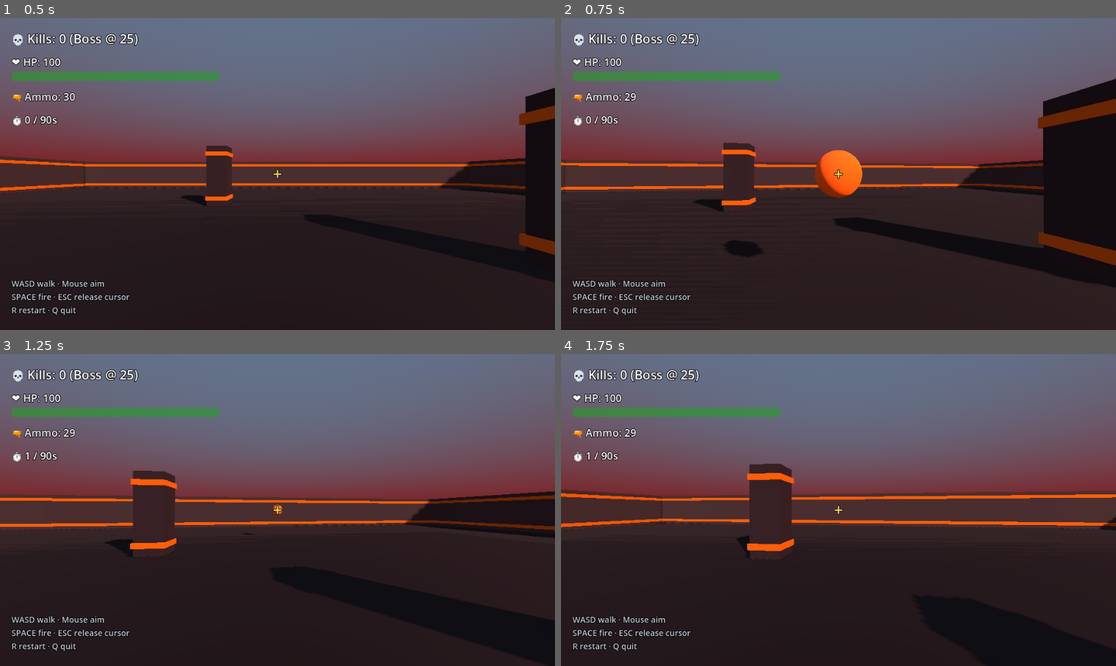
Above: before the commit, frames 1-4 (two rows, left to right).
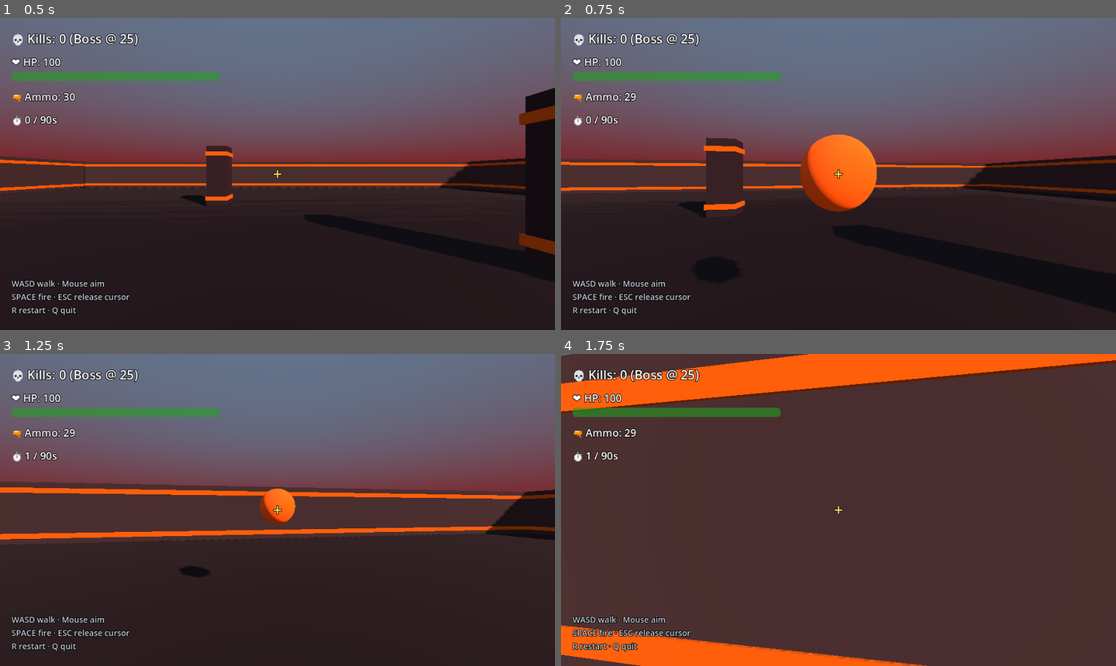
Above: after the commit, the same moments.

Repository: kamwoh/yume
Game: Godot game, scene res://scenes/doomarena3d.tscn
Two runs of this game, one before a commit and one after it. Both use one fixed random seed, a clock stepped at 60 frames per second and the inputs below. This scene is started directly instead of the project's main scene.
Inputs (mouse positions are in pixels of both pictures, inside the frame that each line leads up to):
- Up to frame 1 (0.5 s): no input
- Up to frame 2 (0.75 s): tap Enter (ui_accept) at 0.5 s; move the mouse to (866, 174) at 0.52 s; hold W (move_north) from 0.53 s (still down); tap Space (spark) at 0.6 s; click (866, 174) at 0.67 s
- Up to frame 3 (1.25 s): keep holding W (move_north); tap Enter (ui_accept) at 0.77 s
- Up to frame 4 (1.75 s): keep holding W (move_north); move the mouse to (810, 510) at 1.27 s; tap R at 1.35 s; tap Enter (ui_accept) at 1.52 s

Frame 1 is identical in both runs. In frame 2, 12% of the frame differs, in the area x 0-100%, y 19-95%; in frame 3, 14%; in frame 4, 85%, in the area x 0-100%, y 0-100%.

Commit message:
Engine: velocity_add_relative effect for diagonal FPS movement
User playtest: W+A together didn't move the player diagonally —
only one axis registered. Root cause: each velocity_set_relative
call OVERWRITES; when both move_north and move_west input rules
fire in the same tick, the second wipes the first's component.

Fix at engine layer (benefits all FPS games, not a doomarena3d
patch): new effect type velocity_add_relative that accumulates
forward/strafe contributions onto current velocity instead of
replacing. Drag still runs after in motion integrator, so
equilibrium speed self-tunes. With drag=8 and tick_seconds=0.05,
per-tick add of 3.0 → equilibrium ≈ 4.5 m/s, matching the prior
velocity_set_relative top speed. Diagonal sum sqrt(2)·3 ≈ 4.24 m/s
(slightly slower than cardinal, standard FPS feel).

doomarena3d's 4 movement rules now use velocity_add_relative with
forward/strafe magnitudes of ±3.0. Other games (fpsgarden,
towerdef3d if it adds player movement) can opt in.

New scenario test 'diagonal_movement_works' holds W+A for 30 ticks
and asserts player.position.x < -1 AND position.z < -1 — both axes
accumulated. 28/28 doomarena3d scenarios pass; 188/188 unit tests
unchanged.

Co-Authored-By: Claude Opus 4.7 (1M context) <noreply@anthropic.com>

Diff:
--- a/archetypes/core/templates/godot/data/demo_doomarena3d/tests.json
+++ b/archetypes/core/templates/godot/data/demo_doomarena3d/tests.json
@@ -320,6 +320,58 @@
     },
 
     {
+      "name": "diagonal_movement_works",
+      "_": "v2.5: pressing W + A in the same tick should produce diagonal motion. velocity_set_relative would lose one axis (last write wins); velocity_add_relative accumulates. After 30 ticks of holding W+A from origin facing=0 (forward = -Z, strafe-left = -X), player should have moved in BOTH -X (left) AND -Z (forward) by at least 1m each.",
+      "setup": {
+        "entity_state": {
+          "player": {"facing": 0, "pitch": 0, "ammo": 0, "position": [0, 0, 0]},
+          "clock_1": {"spawn_timer": 99999.0, "demon_timer": 99999.0, "ranger_timer": 99999.0, "pickup_timer": 99999.0}
+        }
+      },
+      "actions": [
+        {"tick": 1, "input": "move_north"}, {"tick": 1, "input": "move_west"},
+        {"tick": 2, "input": "move_north"}, {"tick": 2, "input": "move_west"},
+        {"tick": 3, "input": "move_north"}, {"tick": 3, "input": "move_west"},
+        {"tick": 4, "input": "move_north"}, {"tick": 4, "input": "move_west"},
+        {"tick": 5, "input": "move_north"}, {"tick": 5, "input": "move_west"},
+        {"tick": 6, "input": "move_north"}, {"tick": 6, "input": "move_west"},
+        {"tick": 7, "input": "move_north"}, {"tick": 7, "input": "move_west"},
+        {"tick": 8, "input": "move_north"}, {"tick": 8, "input": "move_west"},
+        {"tick": 9, "input": "move_north"}, {"tick": 9, "input": "move_west"},
+        {"tick": 10, "input": "move_north"}, {"tick": 10, "input": "move_west"},
+        {"tick": 11, "input": "move_north"}, {"tick": 11, "input": "move_west"},
+        {"tick": 12, "input": "move_north"}, {"tick": 12, "input": "move_west"},
+        {"tick": 13, "input": "move_north"}, {"tick": 13, "input": "move_west"},
+        {"tick": 14, "input": "move_north"}, {"tick": 14, "input": "move_west"},
+        {"tick": 15, "input": "move_north"}, {"tick": 15, "input": "move_west"},
+        {"tick": 16, "input": "move_north"}, {"tick": 16, "input": "move_west"},
+        {"tick": 17, "input": "move_north"}, {"tick": 17, "input": "move_west"},
+        {"tick": 18, "input": "move_north"}, {"tick": 18, "input": "move_west"},
+        {"tick": 19, "input": "move_north"}, {"tick": 19, "input": "move_west"},
+        {"tick": 20, "input": "move_north"}, {"tick": 20, "input": "move_west"},
+        {"tick": 21, "input": "move_north"}, {"tick": 21, "input": "move_west"},
+        {"tick": 22, "input": "move_north"}, {"tick": 22, "input": "move_west"},
+        {"tick": 23, "input": "move_north"}, {"tick": 23, "input": "move_west"},
+        {"tick": 24, "input": "move_north"}, {"tick": 24, "input": "move_west"},
+        {"tick": 25, "input": "move_north"}, {"tick": 25, "input": "move_west"},
+        {"tick": 26, "input": "move_north"}, {"tick": 26, "input": "move_west"},
+        {"tick": 27, "input": "move_north"}, {"tick": 27, "input": "move_west"},
+        {"tick": 28, "input": "move_north"}, {"tick": 28, "input": "move_west"},
+        {"tick": 29, "input": "move_north"}, {"tick": 29, "input": "move_west"},
+        {"tick": 30, "input": "move_north"}, {"tick": 30, "input": "move_west"}
+      ],
+      "ticks": 30,
+      "assertions": [
+        {"type": "entity_field", "select": "first",
+         "query": {"tags_all": ["player"]},
+         "field": "state.position.x", "op": "<", "value": -1.0},
+        {"type": "entity_field", "select": "first",
+         "query": {"tags_all": ["player"]},
+         "field": "state.position.z", "op": "<", "value": -1.0}
+      ]
+    },
+
+    {
       "name": "boss_killed_sets_victory_flag",
       "_": "v2 signature win: spawn boss at low HP, hit it once → hp ≤ 0 → boss_killed_win sets clock.boss_killed=1 → HUD wins.",
       "setup": {
--- a/archetypes/core/templates/godot/data/demo_doomarena3d/world_rules.json
+++ b/archetypes/core/templates/godot/data/demo_doomarena3d/world_rules.json
@@ -95,25 +95,25 @@
     },
 
     {
-      "_comment": "=== PLAYER MOVEMENT (velocity_set_relative for forward-relative motion). Drag in player.state.drag handles deceleration.",
+      "_comment": "=== PLAYER MOVEMENT (velocity_add_relative — accumulates per-tick contributions so W+A diagonal works). Drag in player.state.drag handles deceleration. Per-tick add of 3.0 with drag=8 + tick=0.05s gives equilibrium speed ≈ 4.5 m/s; diagonal sum sqrt(2)·3 ≈ 4.24 m/s.",
       "id": "move_forward",
       "trigger": {"type": "input", "action": "move_north"},
-      "effect": {"type": "velocity_set_relative", "target": "actor", "forward": 4.5, "strafe": 0}
+      "effect": {"type": "velocity_add_relative", "target": "actor", "forward": 3.0, "strafe": 0}
     },
     {
       "id": "move_back",
       "trigger": {"type": "input", "action": "move_south"},
-      "effect": {"type": "velocity_set_relative", "target": "actor", "forward": -4.5, "strafe": 0}
+      "effect": {"type": "velocity_add_relative", "target": "actor", "forward": -3.0, "strafe": 0}
     },
     {
       "id": "strafe_right",
       "trigger": {"type": "input", "action": "move_east"},
-      "effect": {"type": "velocity_set_relative", "target": "actor", "forward": 0, "strafe": -4.5}
+      "effect": {"type": "velocity_add_relative", "target": "actor", "forward": 0, "strafe": -3.0}
     },
     {
       "id": "strafe_left",
       "trigger": {"type": "input", "action": "move_west"},
-      "effect": {"type": "velocity_set_relative", "target": "actor", "forward": 0, "strafe": 4.5}
+      "effect": {"type": "velocity_add_relative", "target": "actor", "forward": 0, "strafe": 3.0}
     },
 
     {
--- a/archetypes/core/templates/godot/scripts/engine/effect_apply.gd
+++ b/archetypes/core/templates/godot/scripts/engine/effect_apply.gd
@@ -54,13 +54,14 @@
 		"velocity_set":      _velocity_set(effect, env, context)
 		"velocity_lerp":     _velocity_lerp(effect, env, context)
 		"velocity_set_relative": _velocity_set_relative(effect, env, context)
+		"velocity_add_relative": _velocity_add_relative(effect, env, context)
 		"emit":              _emit(effect, env, context)
 		"emit_shell_event":  _emit_shell_event(effect, env, context)
 		_:
 			EngineError.raise(env, EngineError.EFFECT_UNKNOWN_TYPE,
 				"Unknown effect type: '%s'" % type,
 				{"rule_id": context.get("_rule_id", ""), "field": "effect.type", "got": type},
-				"Use one of: state_set, state_add, state_mul, state_clamp, spawn, remove, transform, relate, unrelate, transfer_relation, tag_add, tag_remove, velocity_set, velocity_lerp, emit, emit_shell_event.",
+				"Use one of: state_set, state_add, state_mul, state_clamp, spawn, remove, transform, relate, unrelate, transfer_relation, tag_add, tag_remove, velocity_set, velocity_lerp, velocity_set_relative, velocity_add_relative, emit, emit_shell_event.",
 				"warning")
 	return {}
 
@@ -304,6 +305,36 @@
 		ent.set_velocity(Vector2(vx, vz))
 
 
+## Like velocity_set_relative but ADDS the contribution to current velocity
+## instead of overwriting. Lets multiple input rules in the same tick combine
+## (W + A both fire → forward + strafe contributions sum into a diagonal
+## velocity). Drag handles deceleration when no input. Tune per-tick
+## magnitude so equilibrium matches desired top speed: with drag d and tick
+## delta dt, equilibrium ≈ add * (1 - d*dt) / (d*dt). Empirically caught
+## during doomarena3d v2 playtest: diagonal motion broken because each
+## velocity_set_relative call wiped the prior input's component (2026-05-03).
+static func _velocity_add_relative(e: Dictionary, env: Dictionary, ctx: Dictionary) -> void:
+	var ent: Entity = _target(e, env, ctx)
+	if ent == null: return
+	var fwd := float(_value(e.get("forward", 0), ctx, env))
+	var strafe := float(_value(e.get("strafe", 0), ctx, env))
+	var facing := float(ent.get_state("facing", 0.0))
+	var fx := -sin(facing) * fwd
+	var fz := -cos(facing) * fwd
+	var sx := -cos(facing) * strafe
+	var sz := sin(facing) * strafe
+	var dvx := fx + sx
+	var dvz := fz + sz
+	var pos = ent.get_position()
+	var v_cur = ent.get_velocity()
+	if pos is Vector3:
+		var base: Vector3 = Vector3.ZERO if v_cur == null else (v_cur as Vector3)
+		ent.set_velocity(base + Vector3(dvx, 0, dvz))
+	else:
+		var base2: Vector2 = Vector2.ZERO if v_cur == null else (v_cur as Vector2)
+		ent.set_velocity(base2 + Vector2(dvx, dvz))
+
+
 ## Smoothly approach a target velocity each tick. Lets entities feel weighty —
 ## input rules use velocity_lerp instead of velocity_set so movement
 ## ramps in/out instead of snapping. `rate` is the per-tick lerp factor
